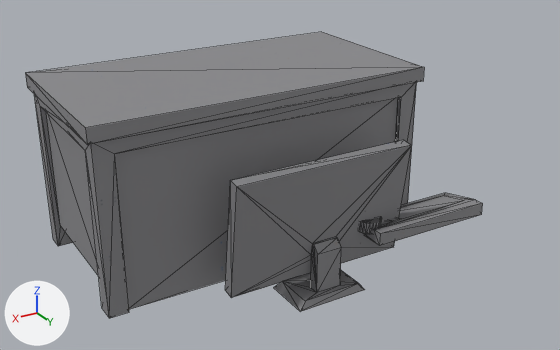
A saved change to the FBX model unity/Assets/Art/BlenderBaked/prop-desk/mesh_prop-desk.fbx.
One viewpoint serves both versions: a 50 mm camera at (1.669, 2.477, 1.448) aimed at (0.373, 0.316, 0.368). The axes (+X, +Y, +Z) are drawn at lower left. The lights are the same throughout. The picture after the commit comes second. Mesh edges are drawn as thin lines. Vertices at exactly the same position are counted once.

Names of what the first picture shows: 'mesh_prop-desk'.
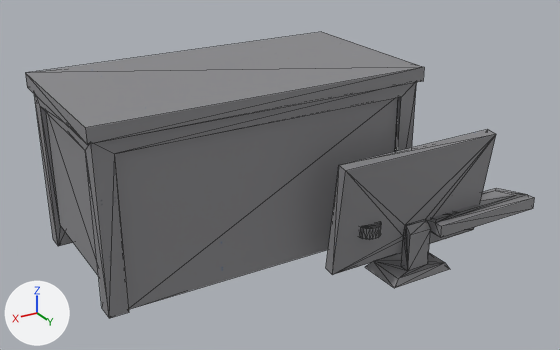
Where the change shows, as pixel boxes [x1, y1, x2, y2] in the pictures (560 x 350 px; the box of a moved part takes in the faces that stretch with it):
'mesh_prop-desk', reshaped (11% wider): before [25, 32, 483, 318]; after [25, 32, 534, 318]
part 1 of me_mesh_desk, moved or reshaped: before [225, 140, 412, 312]; after [326, 129, 496, 288]
part 2 of me_mesh_desk, moved or reshaped: before [364, 193, 483, 246]; after [427, 188, 534, 238]
part 3 of me_mesh_desk, moved or reshaped: before [359, 216, 382, 234]; after [360, 222, 381, 240]

The change, as a diff of the scene's bpy script:
```diff
--- a/unity/Assets/Art/BlenderBaked/prop-desk/mesh_prop-desk.fbx.py
+++ b/unity/Assets/Art/BlenderBaked/prop-desk/mesh_prop-desk.fbx.py
@@ me_mesh_desk @@
 # used by ob_mesh_prop_desk; location = (0.0, 0.0, 0.17)
-me_mesh_desk.from_pydata(...)  # 191 vertices, 354 faces; spans x -0.16..1.124, y -0.17..0.773, z -0.06..0.597
+me_mesh_desk.from_pydata(...)  # 191 vertices, 354 faces; spans x -0.419..1.124, y -0.17..0.773, z -0.093..0.597
+# me_mesh_desk part 1: the loose piece of 38 vertices spanning x 0.14..0.762, y 0.59..0.754, z -0.06..0.406 is moved by (-0.371, 0.0, -0.033)
+# me_mesh_desk part 2: the loose piece of 18 vertices spanning x -0.16..0.278, y 0.59..0.773, z 0.1..0.143 is moved by (-0.259, 0.0, -0.041)
+# me_mesh_desk part 3: the loose piece of 32 vertices spanning x 0.22..0.3, y 0.59..0.729, z 0.12..0.158 is moved by (0.0, 0.0, -0.019)
 me_mesh_desk.materials.append(mat_m_prop_desk)
```
